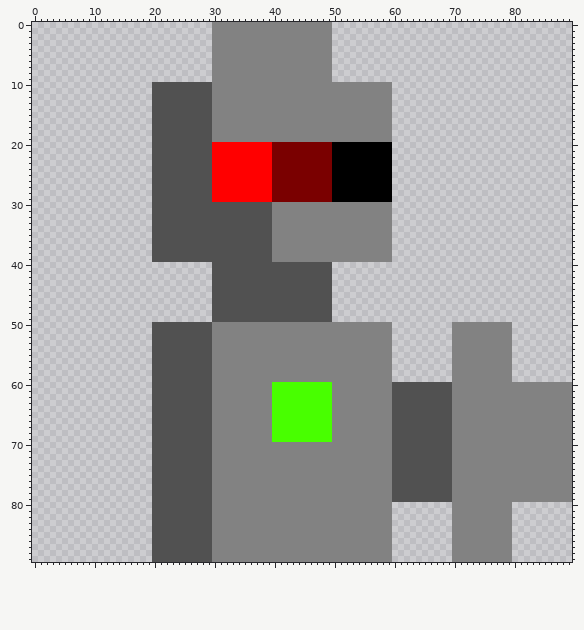
Edited in one commit: sprite sheet (images/robot_portrait.png). That is the earlier state.
The file is 90x90 pixels. Colours within 5 levels of each other are drawn and written as one.
Now the later version:
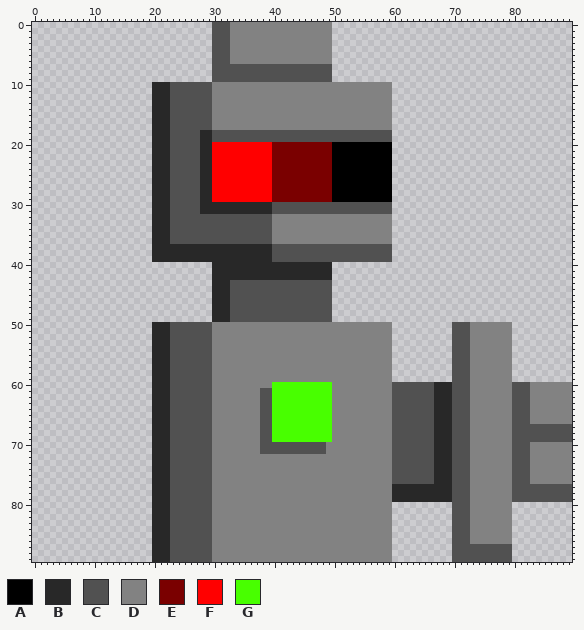
Palette (. is transparent): A #000000  B #282828  C #515151  D #828282  E #7a0000  F #ff0000  G #48ff00
Changes in this commit:
Colour C gives way to colour B in rows 10 to 17 at x 20 to 22; in rows 18 to 29 at x 20 to 22 and 28 to 29; in rows 30 to 31 at x 20 to 22 and 28 to 39; in rows 32 to 36 at x 20 to 22; in rows 37 to 39 at x 20 to 39; in rows 40 to 42 at x 30 to 49.
Colour C gives way to colour B in rows 43 to 49 at x 30 to 32; in rows 50 to 59 at x 20 to 22; in rows 60 to 76 at x 20 to 22 and 67 to 69; in rows 77 to 79 at x 20 to 22 and 60 to 69; in rows 80 to 89 at x 20 to 22.
Colour D gives way to colour C in rows 0 to 6 at x 30 to 32; in rows 7 to 9 at x 30 to 49; in rows 18 to 19 at x 30 to 59; in rows 30 to 31 at x 40 to 59; in rows 37 to 39 at x 40 to 59; in rows 50 to 59 at x 70 to 72.
Colour D gives way to colour C in row 60 at x 70 to 72 and 80 to 82; in rows 61 to 66 at x 38 to 39, 70 to 72 and 80 to 82; in rows 67 to 69 at x 38 to 39, 70 to 72 and 80 to 89; in rows 70 to 71 at x 38 to 48, 70 to 72 and 80 to 82; in rows 72 to 76 at x 70 to 72 and 80 to 82; in rows 77 to 79 at x 70 to 72 and 80 to 89.
Colour D gives way to colour C in rows 80 to 86 at x 70 to 72; in rows 87 to 89 at x 70 to 79.
